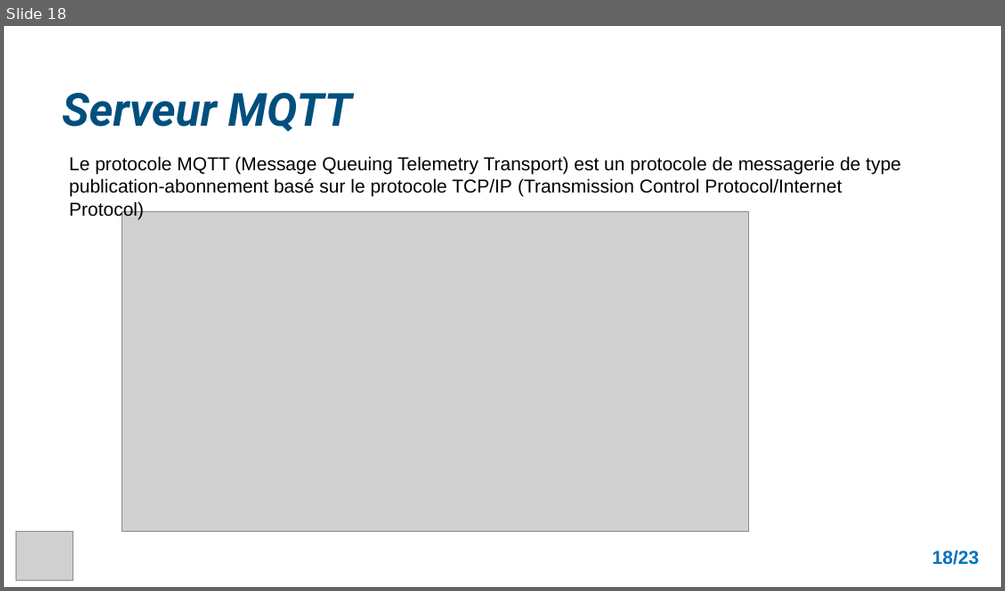
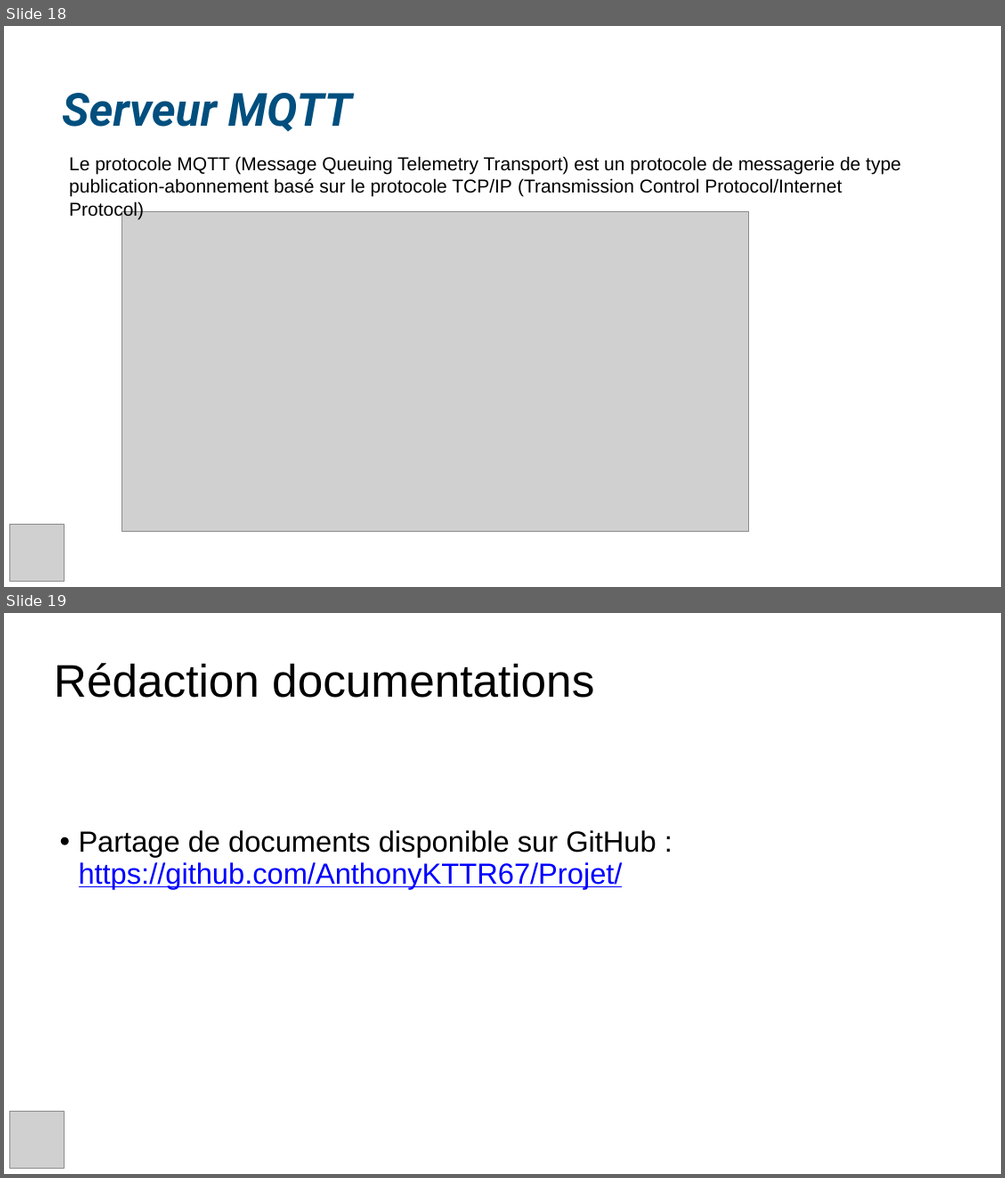
Before and after one commit to AnthonyKTTR67/projet, a slide deck: Rapport_&_Revue/Revue 2/Presentation_Revue_2_KETTERER_Anthony.pptx. Shown one above the other, each under a label of ours: slide 18 before the commit, slides 18 and 19 after it. The pictures are 1005x591 and 1005x1178 pixels, drawn with LibreOffice and Linux fonts; fonts in the diff are those of the drawing; grey boxes stand for pictures; background and template pictures are left out. Boxes give left, top, right and bottom in pixels: in the first picture for what was removed or moved away, otherwise in the second. Text is boxed around its words. In the diff, an @@ line names an element or a change of style, - is before the commit and + after.

```diff
--- a/Rapport_&_Revue/Revue 2/Presentation_Revue_2_KETTERER_Anthony.pptx
+++ b/Rapport_&_Revue/Revue 2/Presentation_Revue_2_KETTERER_Anthony.pptx
@@ slide 19 added at [4,613,1001,1174], background picture (left out) @@
@@ title added at [54,663,594,698], 44 pt, text #000000 @@
+Rédaction documentations
@@ subtitle added at [79,830,656,888], 28 pt, text #0000FF, underline @@
+• Partage de documents disponible sur GitHub : https://github.com/AnthonyKTTR67/Projet/
@@ picture added at [9,1111,64,1167] @@
@@ slide 18 changed as well @@
@@ picture: place and size @@
-picture at [16,532,73,580]
+picture at [9,524,64,580]
@@ text removed at [932,549,979,564] @@
-18/23
```
Also in this commit, not shown: 3 other slides changed, 16 other slides added, 19 slides removed, 20 other files.
